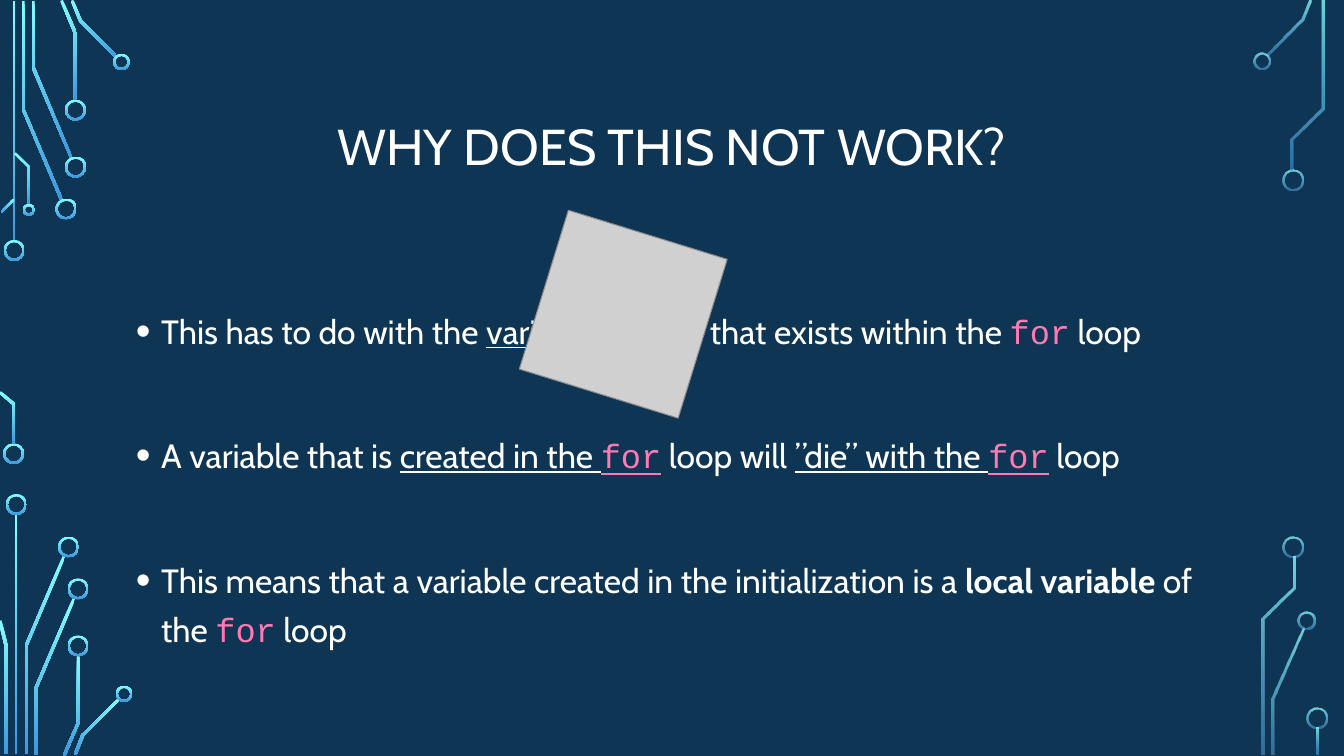
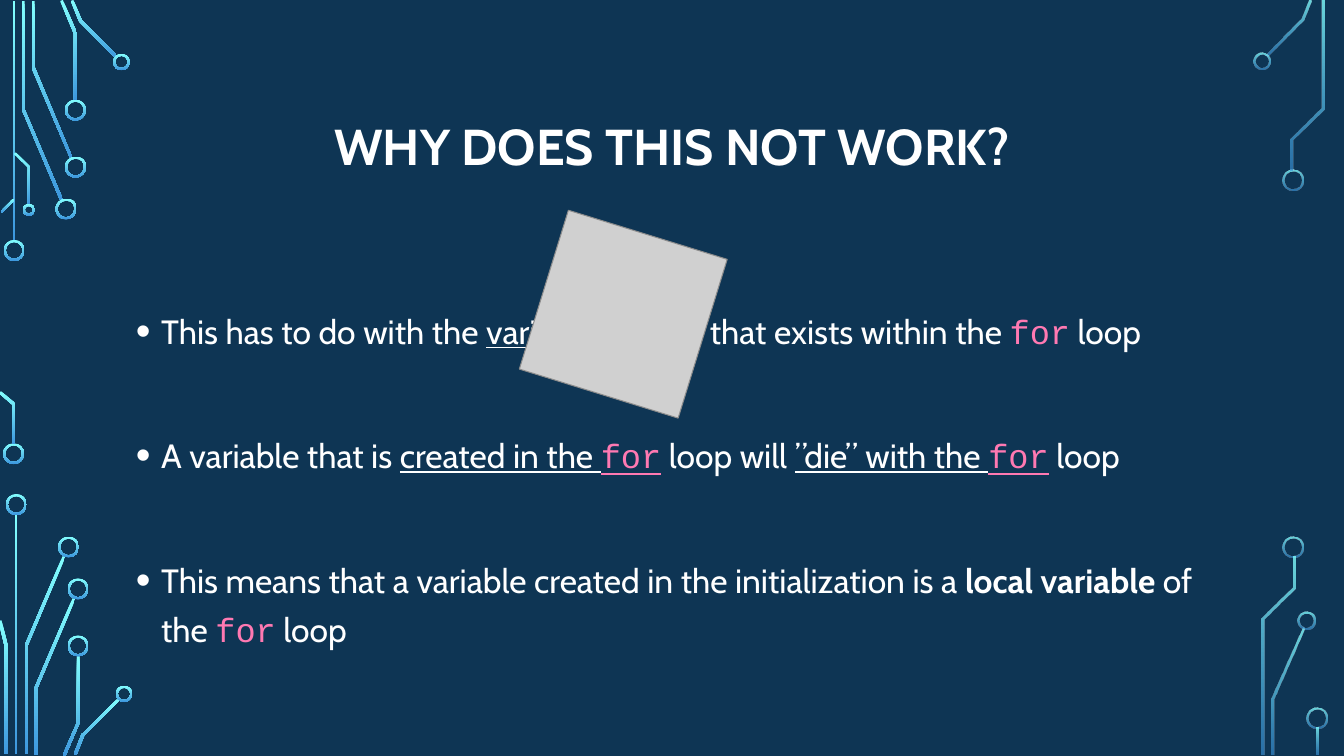
Before and after one commit to psypdt/ZIS_C-_Summer_Course_2019, a slide deck: slide 34 of Day_3/Day_3.pptx. Drawn at 1344x756 pixels with LibreOffice and Linux fonts; fonts in the diff are those of the drawing; grey boxes stand for pictures; background and template pictures are left out. Boxes give left, top, right and bottom in pixels: in the first picture for what was removed or moved away, otherwise in the second. Text is boxed around its words. In the diff, an @@ line names an element or a change of style, - is before the commit and + after.

```diff
--- a/Day_3/Day_3.pptx
+++ b/Day_3/Day_3.pptx
@@ title "WHY DOES THIS NOT WORK?" at (334, 127, 1010, 166): bold on @@
```
Also in this commit, not shown: 8 other slides changed.
